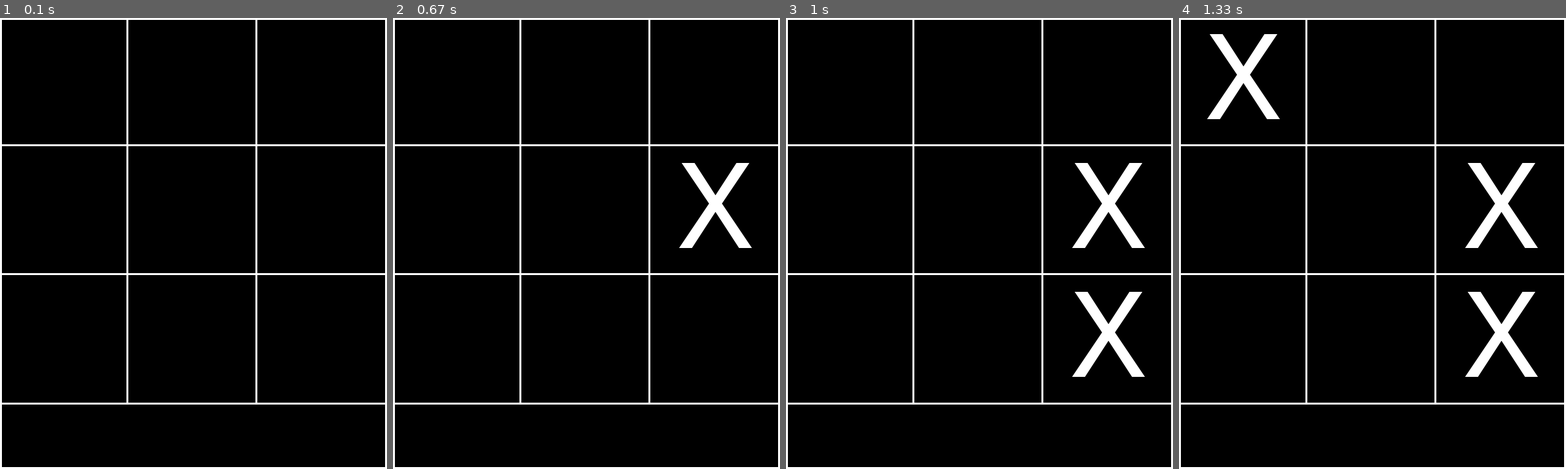
Above: before the commit, frames 1-4 (left to right).
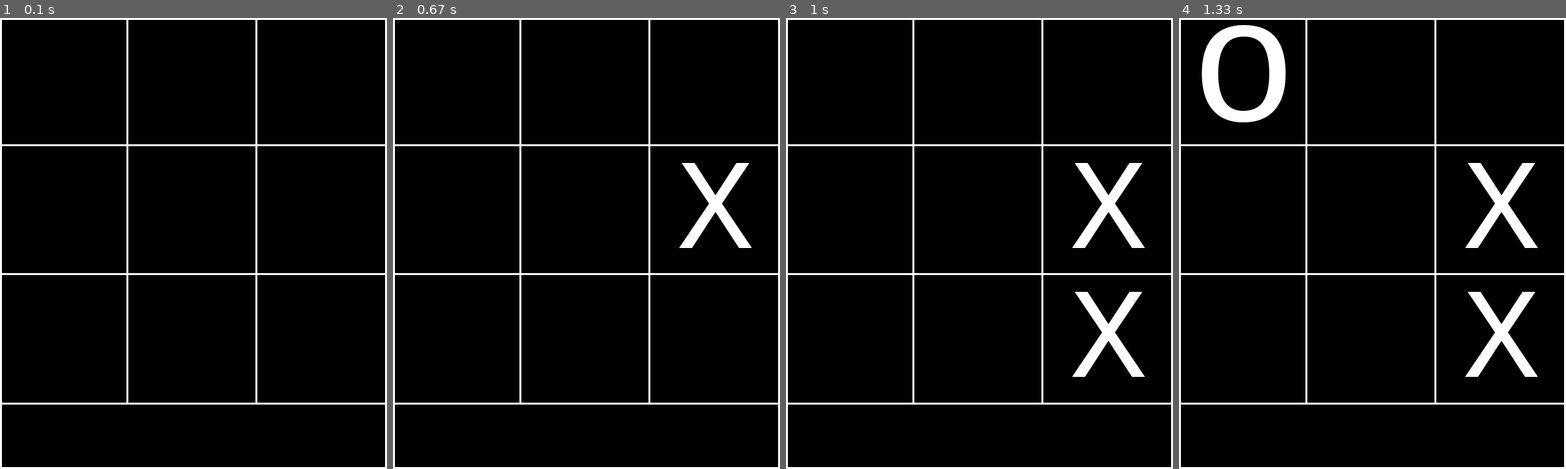
Above: after the commit, the same moments.

Repository: AST9712/A.L.L-Project
Game: pygame game, started from TIC-TAC-TOE/main.py
Two runs of this game, one before a commit and one after it. Both use one fixed random seed, a clock stepped at 60 frames per second and the inputs below.
Inputs (mouse positions are in pixels of both pictures, inside the frame that each line leads up to):
- Up to frame 1 (0.1 s): no input
- Up to frame 2 (0.67 s): click (710, 229) at 0.38 s
- Up to frame 3 (1 s): press the mouse at (1103, 229) at 0.7 s; move the mouse to (1111, 315) at 0.8 s; release the mouse at (1118, 401) at 0.93 s
- Up to frame 4 (1.33 s): click (1271, 76) at 1.05 s

Frames 1-3 are identical in both runs. In frame 4, 2.7% of the frame differs, in the area x 5-28%, y 1-24%.

Commit message:
Minor update

Diff:
--- a/TIC-TAC-TOE/main.py
+++ b/TIC-TAC-TOE/main.py
@@ -5,15 +5,16 @@
 
 #defining some constants
 
-WIN_H = 600
-WIN_W = 700
-CURRENT_PLYR = 'X'
+WIN_H = 700
+WIN_W = 600
+PLYR_X = True
 
 BLACK = (0,   0,   0)
 WHITE = (255, 255, 255)
 
-WINDOW = pygame.display.set_mode((WIN_H, WIN_W), 0, 32)
-CHAR_FONT = pygame.font.SysFont("monospace", 200)
+WINDOW = pygame.display.set_mode((WIN_W, WIN_H), 0, 32)
+CHAR_FONT_X = pygame.font.SysFont("monospace", 200)
+CHAR_FONT_O = pygame.font.SysFont("monospace", 275)
 TEXT_FONT = pygame.font.SysFont("monospace", 12)
 
 class board: # make this its own file later
@@ -49,7 +50,8 @@
 
     if x < 200 and y < 200:
         if board.boardMatrix[0][0] == 0:
-            drawX(40, -10)
+            #drawX(40, -10)
+            drawO(18, -70)
             board.boardMatrix[0][0] = 1
 
     elif x < 400 and y < 200:
@@ -93,11 +95,15 @@
             board.boardMatrix[2][2] = 1
 
 
+def drawX(a, b):
+    drawXCHAR = CHAR_FONT_X.render("X", True, WHITE)
+    #pygame.draw.line(WINDOW, WHITE, (a+15, b+50), (a+105, b+160), 13)
+    #pygame.draw.line(WINDOW, WHITE, (a+105, b+50), (a+15, b+160), 13)
+    WINDOW.blit(drawXCHAR, (a, b))
 
-def drawX(a, b):
-
-    drawXCHAR = CHAR_FONT.render("X", True, WHITE)
-    WINDOW.blit(drawXCHAR, (a, b))
+def drawO(a, b):
+    drawOCHAR = CHAR_FONT_O.render("o", True, WHITE)
+    WINDOW.blit(drawOCHAR, (a, b))
 
 def gameStart():
 
